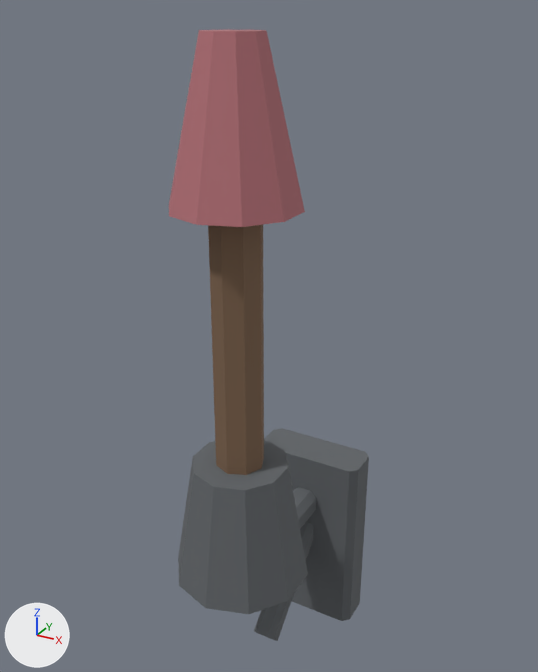
What one commit did to the glTF model assets/torch_sconce.glb.
Before and after are seen from a 50 mm lens placed at (0.605, -1.301, 3.469), pointed at (-0.026, -0.154, 2.895). The lights are fixed; the arrows at lower left show +X, +Y and +Z. The picture after the commit comes second. Vertices at exactly the same position are counted once.

Names of what the first picture shows: 'torch_sconce'.
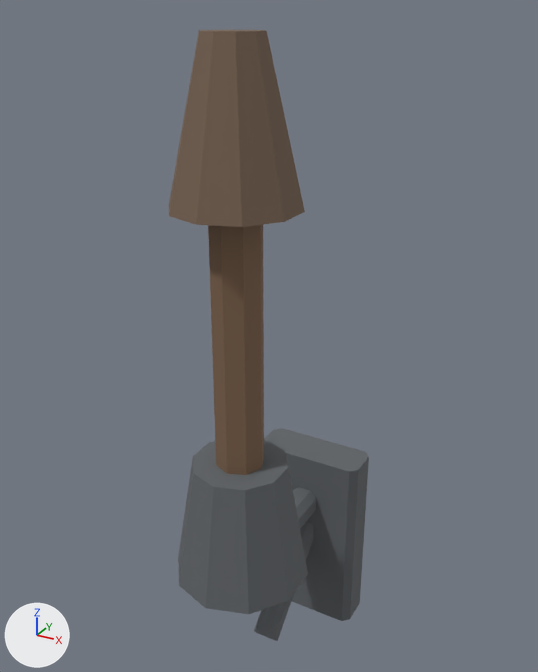
Pixel boxes (x1, y1, x2, y2) of what changed, in the pictures (538 x 672 px):
part 1 of me_torch_sconce, recoloured (darker): (169, 30, 305, 227) in both

The change, as a list of edits to the scene's bpy script:
```text
Add mat_mat_bark:
    mat_mat_bark = principled_material('MAT:bark')
    mat_mat_bark.base_color = (0.18, 0.12, 0.08)  # brown #766150
    mat_mat_bark.roughness = 0.85
Change me_torch_sconce:
    where me_torch_sconce.from_pydata(...)  # 104 vertices, 184 faces; spans x -0.124..0.124, y -0.44..0.055, z 2.14..3.44
    used by ob_torch_sconce; location = (0.0, 0.0, 0.0)
    me_torch_sconce part 1: all 36 faces that had it switch from mat_mat_cloth (pink #b36f76) to mat_mat_bark (brown #766150)
```
